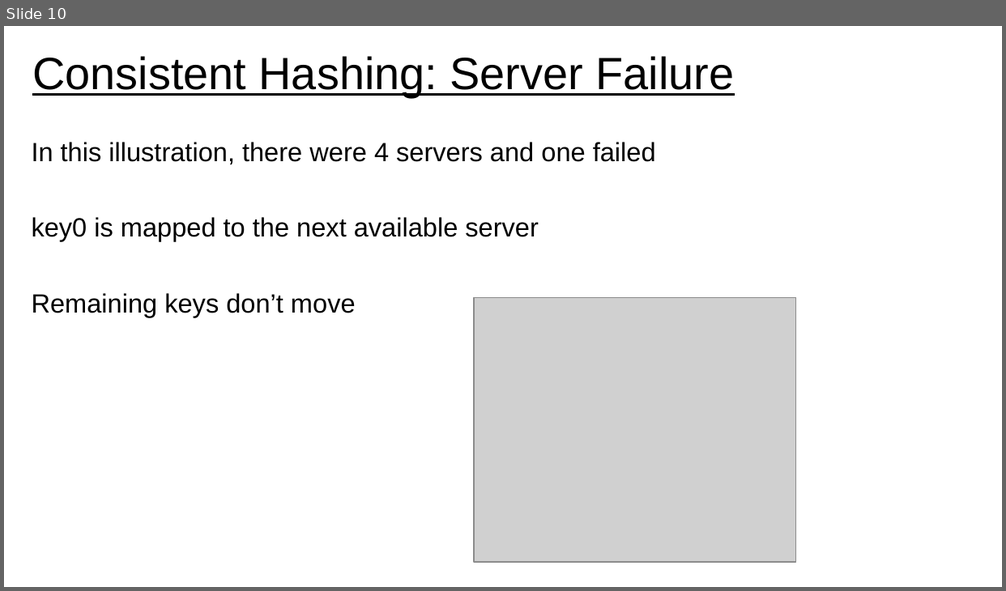
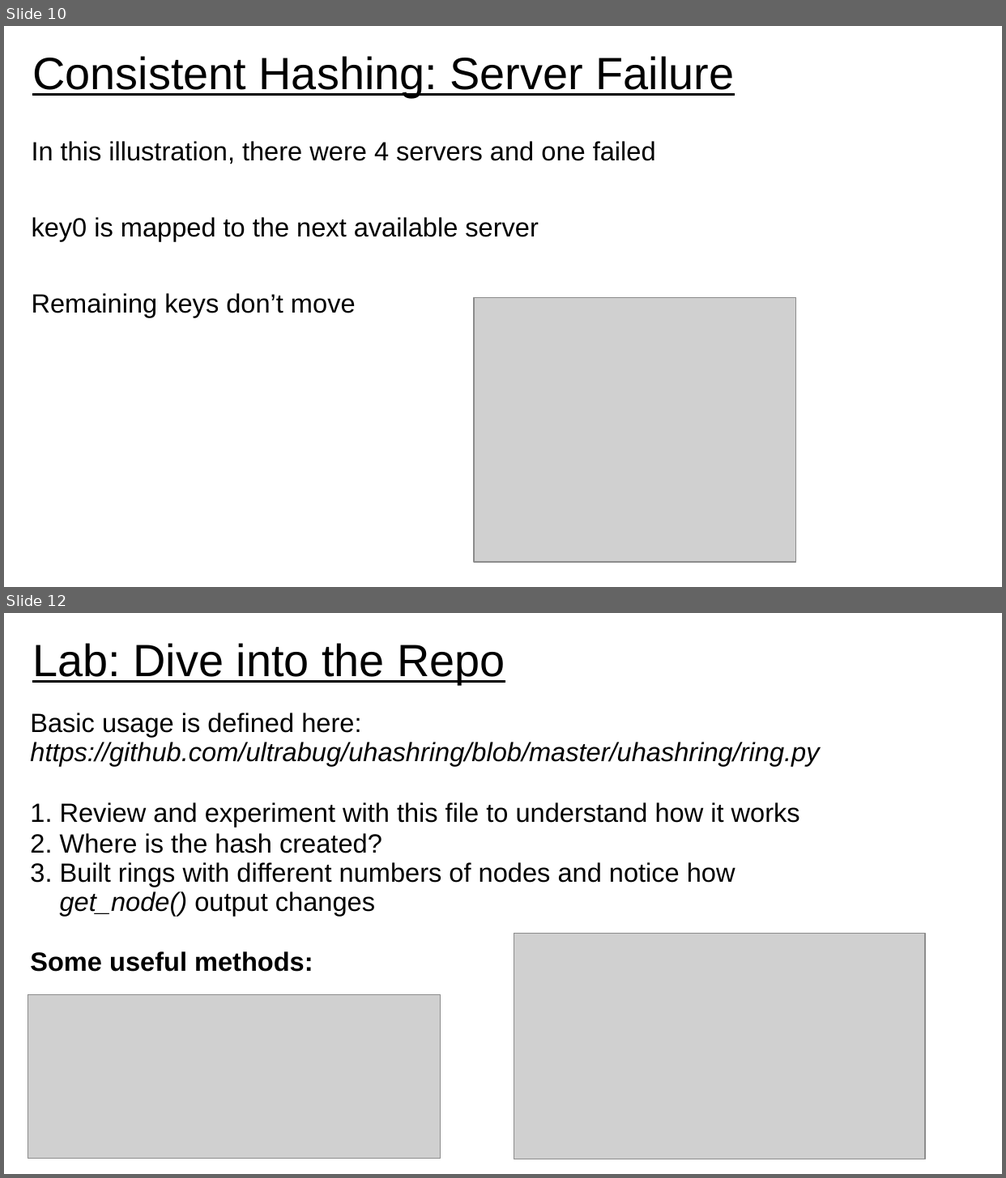
Before and after one commit to UVADS/distributed_computing, a slide deck: 09_distributed_data_concepts_and_tools/consistent_hashing.ppt. Shown one above the other, each under a label of ours: slide 10 before the commit, slides 10 and 12 after it; the slides between them are not shown. The pictures are 1006x591 and 1006x1178 pixels, drawn with LibreOffice and Linux fonts; fonts in the diff are those of the drawing; grey boxes stand for pictures. Boxes give left, top, right and bottom in pixels: in the first picture for what was removed or moved away, otherwise in the second. Text is boxed around its words. In the diff, an @@ line names an element or a change of style, - is before the commit and + after.

```diff
--- a/09_distributed_data_concepts_and_tools/consistent_hashing.ppt
+++ b/09_distributed_data_concepts_and_tools/consistent_hashing.ppt
@@ slide 12 added at (x1=4, y1=613, x2=1002, y2=1174), background #FFFFFF @@
@@ text added at (x1=32, y1=643, x2=505, y2=684), 36 pt, text #000000, underline @@
+Lab: Dive into the Repo
@@ text added at (x1=30, y1=713, x2=819, y2=972), 21 pt, text #000000 @@
+Basic usage is defined here:
+https://github.com/ultrabug/uhashring/blob/master/uhashring/ring.py
+1. Review and experiment with this file to understand how it works
+2. Where is the hash created?
+3. Built rings with different numbers of nodes and notice how
+get_node() output changes
+Some useful methods:
@@ picture added at (x1=513, y1=934, x2=925, y2=1160) @@
@@ picture added at (x1=27, y1=995, x2=441, y2=1159) @@
```
Also in this commit, not shown: 2 slides changed, 1 other slide added.
